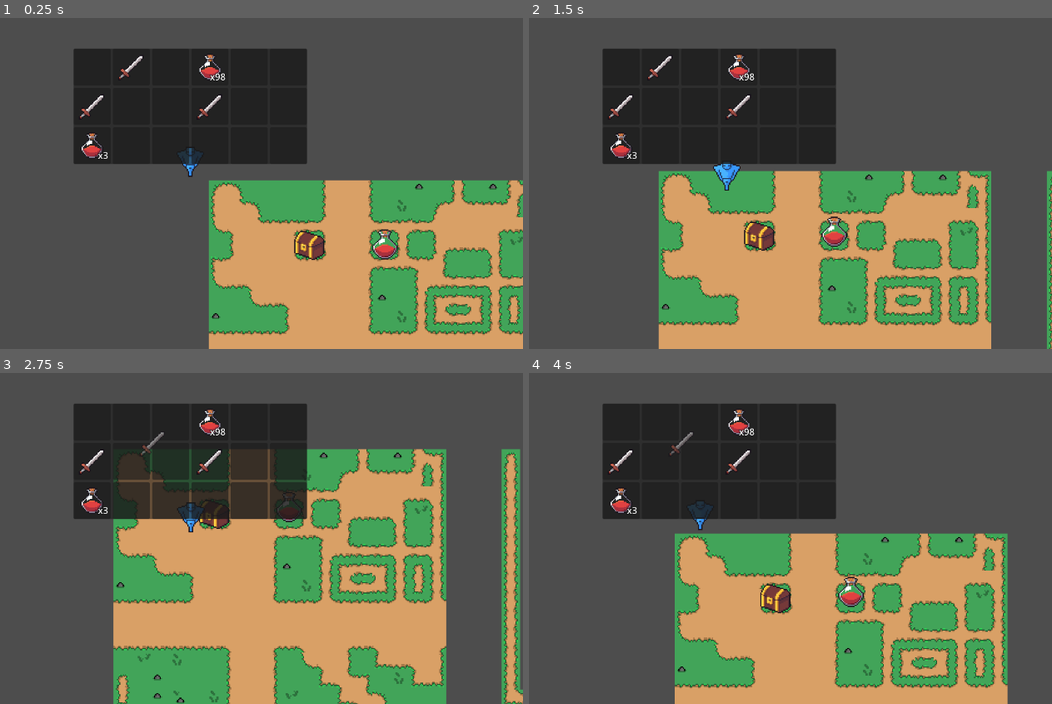
Above: before the commit, frames 1-4 (two rows, left to right).
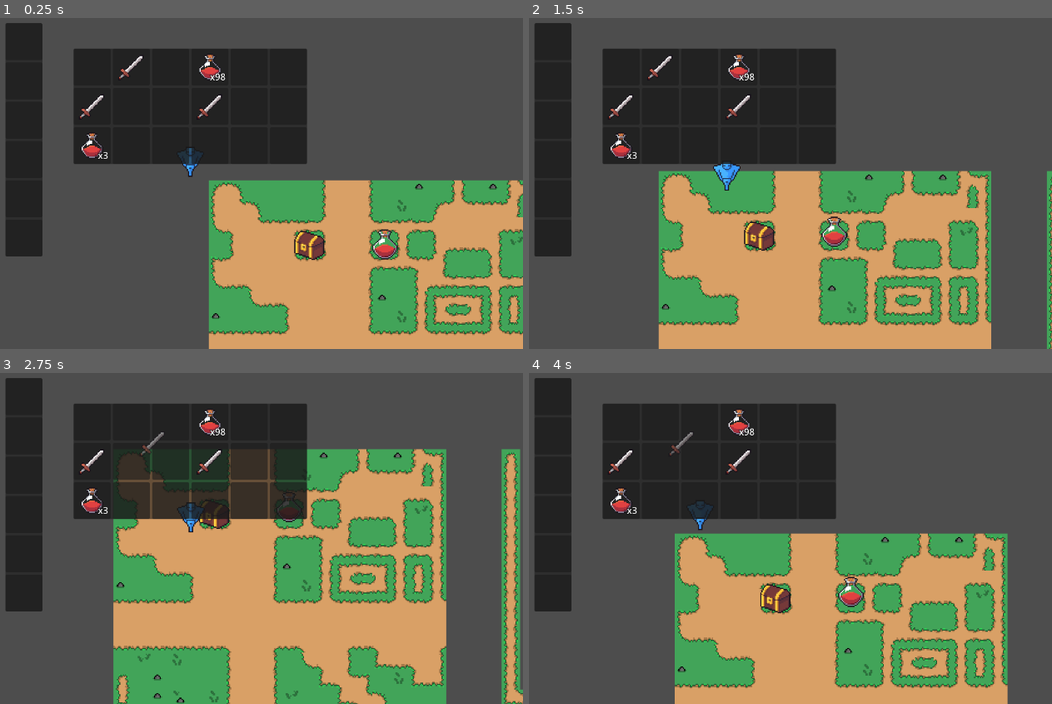
Above: after the commit, the same moments.

Repository: Lazy-Lizard-Games/Dungeons-Dooses
Game: Godot game, scene res://scenes/main.tscn
The game is run twice, just before and just after one commit, with the same random seed, the same clock (stepped at 60 frames per second) and the same inputs.
Inputs (mouse positions are in pixels of both pictures, inside the frame that each line leads up to):
- Up to frame 1 (0.25 s): no input
- Up to frame 2 (1.5 s): tap Enter at 0.5 s; hold D (move_right) 0.53-1.28 s; right-click (717, 160) at 0.6 s; click (717, 160) at 0.67 s; move the mouse to (623, 67) at 1.27 s; hold S (move_down) from 1.28 s (still down); right-click (623, 67) at 1.35 s; click (623, 67) at 1.42 s
- Up to frame 3 (2.75 s): move the mouse to (130, 422) at 2.02 s; release S (move_down) at 2.03 s; hold D (move_right) from 2.03 s (still down); right-click (130, 422) at 2.1 s; click (130, 422) at 2.17 s
- Up to frame 4 (4 s): move the mouse to (623, 422) at 2.77 s; release D (move_right) at 2.78 s; hold W (move_up) 2.78-3.53 s; right-click (623, 422) at 2.85 s; click (623, 422) at 2.92 s; move the mouse to (659, 422) at 3.52 s; hold A (move_left) from 3.53 s (still down); right-click (659, 422) at 3.6 s; click (659, 422) at 3.67 s

The runs differ from the first frame. In frame 1, 4.9% of the frame differs, in the area x 1-9%, y 1-73%; in frame 2, 4.9%; in frame 3, 4.9%; in frame 4, 4.9%.

Commit message:
Player Equipment
Simple equipment UI implemented. Slots only accept certain item types and player receives signal on equipment updates.

Diff:
--- a/interactable/chest.gd
+++ b/interactable/chest.gd
@@ -3,6 +3,7 @@
 signal toggle_inventory(external_inventory_owner)
 
 @export var inventory_data: InventoryData
+var _name = "Chest"
 
 func player_interact() -> void:
 	toggle_inventory.emit(self)
--- a/resources/inventory/inventory_data.gd
+++ b/resources/inventory/inventory_data.gd
@@ -2,13 +2,13 @@
 class_name InventoryData
 
 signal inventory_updated(inventory_data: InventoryData)
-signal inventory_interact(inventory_data: InventoryData, index: int, button: int)
+signal inventory_interact(inventory_data: InventoryData, index: int, button: int, type: Globals.ITEM_TYPES)
 signal toggle_slot_info(slot_data: SlotData)
 
 @export var slot_datas: Array[SlotData]
 
-func on_slot_clicked(index: int, button: int) -> void:
-	inventory_interact.emit(self, index, button)
+func on_slot_clicked(index: int, button: int, type: Globals.ITEM_TYPES = Globals.ITEM_TYPES.ITEM) -> void:
+	inventory_interact.emit(self, index, button, type)
 
 func on_slot_focused(index: int):
 	if slot_datas[index]:
--- a/resources/item/items/potion.tres
+++ b/resources/item/items/potion.tres
@@ -11,6 +11,6 @@
 script = ExtResource("1_uvry8")
 name = "Potion"
 description = "Double, double toil and trouble; Fire burn, and cauldron bubble."
-item_type = 5
+item_type = 6
 stackable = true
 texture = SubResource("AtlasTexture_7mgxd")
--- a/resources/item/items/sword.tres
+++ b/resources/item/items/sword.tres
@@ -11,6 +11,6 @@
 script = ExtResource("1_irl3o")
 name = "Sword"
 description = "A warrior's best friend for slashing and slapping!"
-item_type = 3
+item_type = 5
 stackable = false
 texture = SubResource("AtlasTexture_iyw67")
--- a/resources/item/pickup.gd
+++ b/resources/item/pickup.gd
@@ -6,9 +6,11 @@
 
 var time_alive = 0
 var ignore_pickup_timer = 0
+var _name = ""
 
 func _ready() -> void:
 	sprite_2d.texture = slot_data.item_data.texture
+	_name = slot_data.item_data.name
 
 func _physics_process(delta: float) -> void:
 	if ignore_pickup_timer:
--- a/resources/item/pickup.tscn
+++ b/resources/item/pickup.tscn
@@ -11,7 +11,7 @@
 radius = 20.0
 
 [node name="Pickup" type="RigidBody2D"]
-collision_layer = 0
+collision_layer = 4
 mass = 0.01
 gravity_scale = 0.0
 linear_damp = 1.0
--- /dev/null
+++ b/scenes/inventory/equipment.gd
@@ -0,0 +1,28 @@
+extends PanelContainer
+
+const Slot = preload("res://scenes/inventory/slot.tscn")
+
+@onready var item_grid: GridContainer = $MarginContainer/ItemGrid
+
+func set_inventory_data(inventory_data: InventoryData) -> void:
+	inventory_data.inventory_updated.connect(update_item_grid)
+	for slot in item_grid.get_children():
+		slot.slot_clicked.connect(inventory_data.on_slot_clicked)
+		slot.slot_focused.connect(inventory_data.on_slot_focused)
+		slot.slot_unfocused.connect(inventory_data.on_slot_unfocused)
+	update_item_grid(inventory_data)
+
+func clear_inventory_data(inventory_data: InventoryData) -> void:
+	inventory_data.inventory_updated.disconnect(update_item_grid)
+	for slot in item_grid.get_children():
+		slot.slot_clicked.disconnect(inventory_data.on_slot_clicked)
+		slot.slot_focused.disconnect(inventory_data.on_slot_focused)
+		slot.slot_unfocused.disconnect(inventory_data.on_slot_unfocused)
+
+func update_item_grid(inventory_data: InventoryData) -> void:
+	for i in inventory_data.slot_datas.size():
+		var slot_data = inventory_data.slot_datas[i]
+		var slot = item_grid.get_child(i)
+		slot.clear_slot_data()
+		if slot_data:
+			slot.set_slot_data(slot_data)
--- a/scenes/inventory/equipment.tscn
+++ /dev/null
@@ -1,49 +0,0 @@
-[gd_scene load_steps=3 format=3 uid="uid://c838ylxa0evhk"]
-
-[ext_resource type="PackedScene" uid="uid://cscgcd10ibwak" path="res://scenes/inventory/slot.tscn" id="2_7cldw"]
-
-[sub_resource type="GDScript" id="GDScript_4o1pu"]
-script/source = "extends PanelContainer
-
-@onready var item_grid: GridContainer = $MarginContainer/ItemGrid
-
-func set_equipment_data(inventory_data: InventoryData) -> void:
-	inventory_data.inventory_updated.connect(populate_item_grid)
-	populate_item_grid(inventory_data)
-
-func clear_inventory_data(inventory_data: InventoryData) -> void:
-	inventory_data.inventory_updated.disconnect(populate_item_grid)
-
-func populate_item_grid(inventory_data: InventoryData) -> void:
-	for i in range(item_grid.get_child_count()):
-		pass
-"
-
-[node name="Equipment" type="PanelContainer"]
-offset_right = 40.0
-offset_bottom = 40.0
-script = SubResource("GDScript_4o1pu")
-
-[node name="MarginContainer" type="MarginContainer" parent="."]
-layout_mode = 2
-
-[node name="ItemGrid" type="GridContainer" parent="MarginContainer"]
-layout_mode = 2
-
-[node name="Slot" parent="MarginContainer/ItemGrid" instance=ExtResource("2_7cldw")]
-layout_mode = 2
-
-[node name="Slot2" parent="MarginContainer/ItemGrid" instance=ExtResource("2_7cldw")]
-layout_mode = 2
-
-[node name="Slot3" parent="MarginContainer/ItemGrid" instance=ExtResource("2_7cldw")]
-layout_mode = 2
-
-[node name="Slot4" parent="MarginContainer/ItemGrid" instance=ExtResource("2_7cldw")]
-layout_mode = 2
-
-[node name="Slot5" parent="MarginContainer/ItemGrid" instance=ExtResource("2_7cldw")]
-layout_mode = 2
-
-[node name="Slot6" parent="MarginContainer/ItemGrid" instance=ExtResource("2_7cldw")]
-layout_mode = 2
--- a/scenes/inventory/inventory_interface.gd
+++ b/scenes/inventory/inventory_interface.gd
@@ -35,6 +35,11 @@
 	inventory_data.toggle_slot_info.connect(on_toggle_slot_info)
 	player_inventory.set_inventory_data(inventory_data)
 
+func set_player_equipment_data(inventory_data: InventoryData) -> void:
+	inventory_data.inventory_interact.connect(on_inventory_interact)
+	inventory_data.toggle_slot_info.connect(on_toggle_slot_info)
+	player_equipment.set_inventory_data(inventory_data)
+
 func set_external_inventory(_external_inventory_owner) -> void:
 	external_inventory_owner = _external_inventory_owner
 	var inventory_data: InventoryData = external_inventory_owner.inventory_data
@@ -52,13 +57,14 @@
 		external_inventory.hide()
 		external_inventory_owner = null
 
-func on_inventory_interact(inventory_data: InventoryData, index: int, button: int) -> void:
+func on_inventory_interact(inventory_data: InventoryData, index: int, button: int, type: Globals.ITEM_TYPES = Globals.ITEM_TYPES.ITEM) -> void:
 	match [grabbed_slot_data, button]:
 		[null, MOUSE_BUTTON_LEFT]:
 			grabbed_slot_data = inventory_data.grab_slot_data(index)
 			info_card.hide()
 		[_, MOUSE_BUTTON_LEFT]:
-			grabbed_slot_data = inventory_data.drop_slot_data(grabbed_slot_data, index)
+			if type == Globals.ITEM_TYPES.ITEM or type == grabbed_slot_data.item_data.item_type:
+				grabbed_slot_data = inventory_data.drop_slot_data(grabbed_slot_data, index)
 		[null, MOUSE_BUTTON_RIGHT]:
 			# Grab half of slot stack (full grab if quantity = 1)
 			pass
--- /dev/null
+++ b/scenes/inventory/player_equipment.tscn
@@ -0,0 +1,39 @@
+[gd_scene load_steps=3 format=3 uid="uid://documyiknvvde"]
+
+[ext_resource type="PackedScene" uid="uid://cscgcd10ibwak" path="res://scenes/inventory/slot.tscn" id="1_7nrqr"]
+[ext_resource type="Script" path="res://scenes/inventory/equipment.gd" id="1_xks5t"]
+
+[node name="PlayerEquipment" type="PanelContainer"]
+offset_right = 64.0
+offset_bottom = 404.0
+script = ExtResource("1_xks5t")
+
+[node name="MarginContainer" type="MarginContainer" parent="."]
+layout_mode = 2
+
+[node name="ItemGrid" type="GridContainer" parent="MarginContainer"]
+layout_mode = 2
+
+[node name="Slot" parent="MarginContainer/ItemGrid" instance=ExtResource("1_7nrqr")]
+layout_mode = 2
+type_restriction = 1
+
+[node name="Slot2" parent="MarginContainer/ItemGrid" instance=ExtResource("1_7nrqr")]
+layout_mode = 2
+type_restriction = 2
+
+[node name="Slot3" parent="MarginContainer/ItemGrid" instance=ExtResource("1_7nrqr")]
+layout_mode = 2
+type_restriction = 3
+
+[node name="Slot4" parent="MarginContainer/ItemGrid" instance=ExtResource("1_7nrqr")]
+layout_mode = 2
+type_restriction = 4
+
+[node name="Slot5" parent="MarginContainer/ItemGrid" instance=ExtResource("1_7nrqr")]
+layout_mode = 2
+type_restriction = 5
+
+[node name="Slot6" parent="MarginContainer/ItemGrid" instance=ExtResource("1_7nrqr")]
+layout_mode = 2
+type_restriction = 5
--- a/scenes/inventory/slot.gd
+++ b/scenes/inventory/slot.gd
@@ -1,6 +1,6 @@
 extends PanelContainer
 
-signal slot_clicked(index: int, button: int)
+signal slot_clicked(index: int, button: int, type: Globals.ITEM_TYPES)
 signal slot_focused(index: int)
 signal slot_unfocused(index: int)
 
@@ -8,6 +8,7 @@
 @onready var texture = $MarginContainer/TextureRect
 
 var item_data = null
+@export var type_restriction: Globals.ITEM_TYPES
 
 func set_slot_data(slot_data: SlotData) -> void:
 	item_data = slot_data.item_data
@@ -17,12 +18,17 @@
 		quantity_label.text = "x%s" % slot_data.quantity
 		quantity_label.show()
 
+func clear_slot_data() -> void:
+	item_data = null
+	texture.texture = null
+	quantity_label.hide()
+
 func _on_gui_input(event: InputEvent) -> void:
 	if event is InputEventMouseButton \
 			and (event.button_index == MOUSE_BUTTON_LEFT \
 			or event.button_index == MOUSE_BUTTON_RIGHT) \
 			and event.is_pressed():
-		slot_clicked.emit(get_index(), event.button_index)
+		slot_clicked.emit(get_index(), event.button_index, type_restriction)
 
 func _on_texture_rect_mouse_entered() -> void:
 	slot_focused.emit(get_index())
--- a/scenes/main.gd
+++ b/scenes/main.gd
@@ -9,13 +9,13 @@
 func _ready() -> void:
 	player.toggle_inventory.connect(toggle_inventory_interface)
 	inventory_interface.set_player_inventory_data(player.inventory_data)
+	inventory_interface.set_player_equipment_data(player.equipment_data)
 
 	for node in get_tree().get_nodes_in_group("external_inventory"):
 		node.toggle_inventory.connect(toggle_inventory_interface)
 
 func toggle_inventory_interface(external_inventory_owner = null) -> void:
 	inventory_interface.toggle_inventory(external_inventory_owner)
-
 
 func _on_inventory_interface_drop_slot_data(slot_data) -> void:
 	var pickup = PickUp.instantiate()
--- a/scenes/main.tscn
+++ b/scenes/main.tscn
@@ -12,6 +12,8 @@
 [ext_resource type="Script" path="res://resources/inventory/slot_data.gd" id="6_lsoxq"]
 [ext_resource type="PackedScene" uid="uid://cscgcd10ibwak" path="res://scenes/inventory/slot.tscn" id="7_eibdl"]
 [ext_resource type="PackedScene" uid="uid://biv6bo2ifthr8" path="res://resources/item/pickup.tscn" id="7_f5w4x"]
+[ext_resource type="Resource" uid="uid://x21xv1si7a61" path="res://test_equip.tres" id="10_usxbu"]
+[ext_resource type="PackedScene" uid="uid://documyiknvvde" path="res://scenes/inventory/player_equipment.tscn" id="12_5cl3d"]
 [ext_resource type="PackedScene" uid="uid://ca8ctygsnlwmc" path="res://scenes/inventory/info_card.tscn" id="13_aqgwa"]
 
 [sub_resource type="TileSetAtlasSource" id="TileSetAtlasSource_yodlx"]
@@ -422,6 +424,7 @@
 
 [node name="Player" parent="." instance=ExtResource("2_7jbwv")]
 inventory_data = ExtResource("4_38ufs")
+equipment_data = ExtResource("10_usxbu")
 
 [node name="UI" type="CanvasLayer" parent="."]
 
@@ -445,6 +448,13 @@
 offset_right = 202.0
 offset_bottom = 192.0
 grow_horizontal = 2
+
+[node name="PlayerEquipment" parent="UI/InventoryInterface" instance=ExtResource("12_5cl3d")]
+layout_mode = 1
+offset_left = 256.0
+offset_top = 84.0
+offset_right = 320.0
+offset_bottom = 488.0
 
 [node name="ExternalInventory" parent="UI/InventoryInterface" instance=ExtResource("3_0nsk3")]
 visible = false
--- a/scripts/globals.gd
+++ b/scripts/globals.gd
@@ -1,4 +1,4 @@
 extends Node
 
 
-enum ITEM_TYPES {ITEM, HEAD, BODY, FEET, WEAPON , CONSUMABLE}
+enum ITEM_TYPES {ITEM, HEAD, BODY, LEGS, FEET, WEAPON, CONSUMABLE}
--- a/scripts/player/player_controller.gd
+++ b/scripts/player/player_controller.gd
@@ -3,11 +3,15 @@
 const THROW_FORCE: int = 10
 
 @export var inventory_data: InventoryData
+@export var equipment_data: InventoryData
 @onready var interact_area: Area2D = $InteractArea
 @onready var interact_label: Label = $UI/Interactions/InteractLabel
 @onready var interact_hover: TextureRect = $UI/Interactions/InteractHover
 
 signal toggle_inventory
+
+func _ready() -> void:
+	equipment_data.inventory_updated.connect(on_equipment_updated)
 
 func _unhandled_input(event: InputEvent) -> void:
 	if Input.is_action_just_pressed("ui_cancel"):
@@ -28,7 +32,7 @@
 	interact_label.hide()
 	if interact_area.has_overlapping_bodies():
 		var interactable = interact_area.get_overlapping_bodies()[0]
-		interact_label.text = interactable.name
+		interact_label.text = interactable._name
 		# Center label below cursor
 		interact_label.global_position = get_viewport().get_mouse_position()
 		interact_label.global_position += Vector2(-interact_label.get_rect().size.x/2, 10)
@@ -43,3 +47,7 @@
 		velocity.y = move_toward(velocity.y, 0, speed)
 
 	move_and_slide()
+
+func on_equipment_updated(inventory_data: InventoryData) -> void:
+	# Reset equipment buffs/nerfs and revaluate
+	print("Update!")
--- /dev/null
+++ b/test_equip.tres
@@ -0,0 +1,7 @@
+[gd_resource type="Resource" script_class="InventoryData" load_steps=2 format=3 uid="uid://x21xv1si7a61"]
+
+[ext_resource type="Script" path="res://resources/inventory/inventory_data.gd" id="1_8h1k2"]
+
+[resource]
+script = ExtResource("1_8h1k2")
+slot_datas = Array[Resource("res://resources/inventory/slot_data.gd")]([null, null, null, null, null, null])
Not shown: 1 places in scenes/main.tscn that only renumber resources
